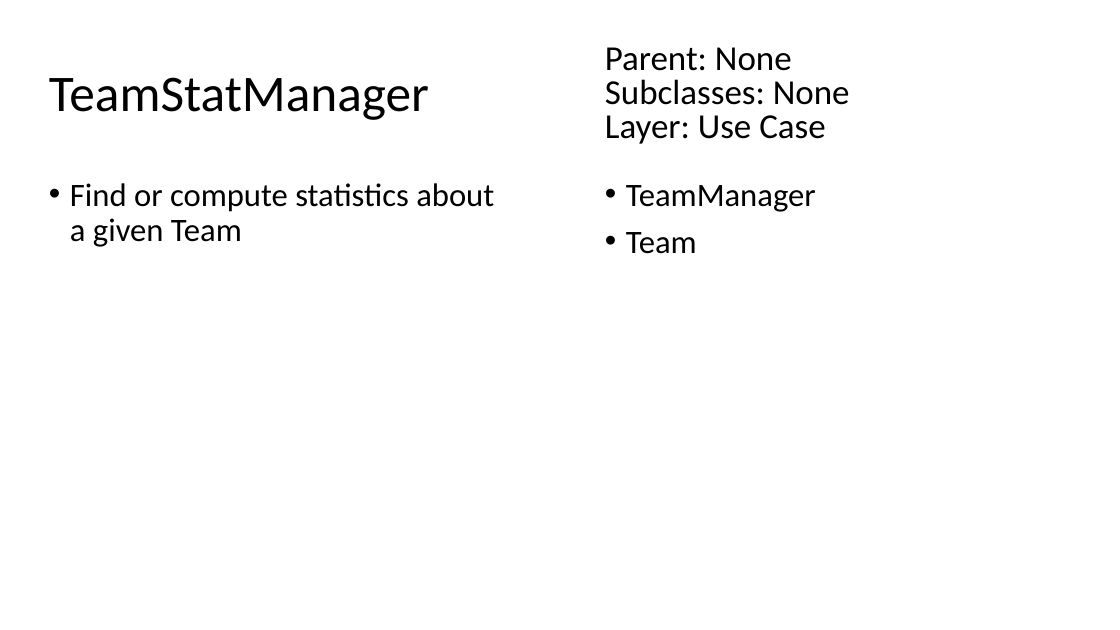
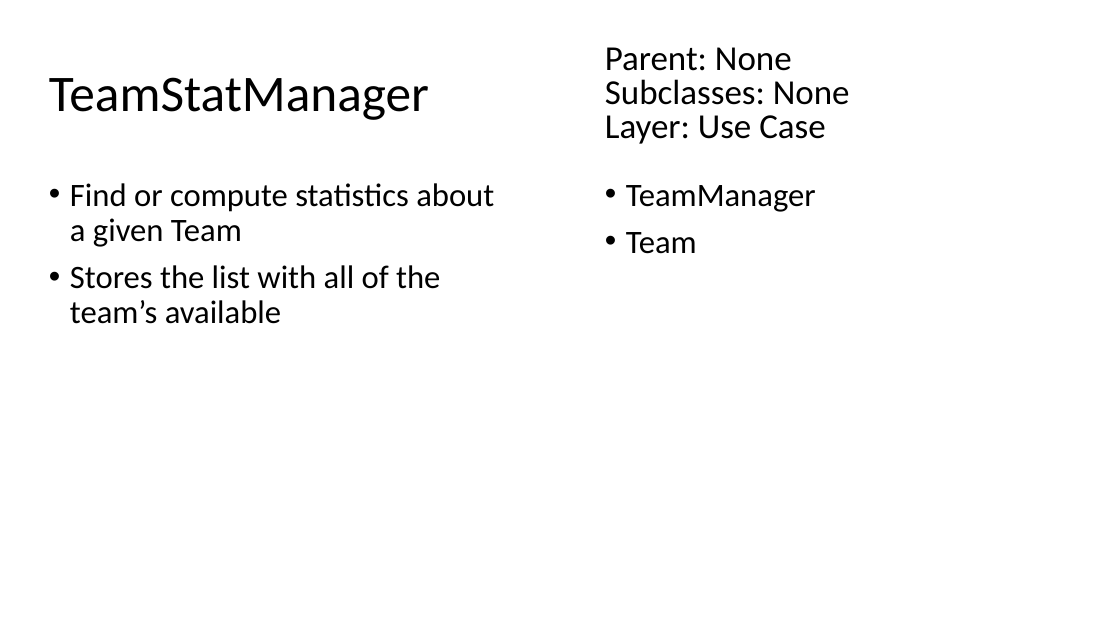
Before and after one commit to CSC207-UofT/course-project-sports-agents, a slide deck: slide 5 of IsaiahCRC.pptx (slide 7 before the commit). Drawn at 1120x630 pixels with LibreOffice and Linux fonts; fonts in the diff are those of the drawing. Boxes give left, top, right and bottom in pixels: in the first picture for what was removed or moved away, otherwise in the second. Text is boxed around its words. In the diff, an @@ line names an element or a change of style, - is before the commit and + after.

```diff
--- a/IsaiahCRC.pptx
+++ b/IsaiahCRC.pptx
@@ text at [70, 265, 440, 324]: paragraph added @@
+• Stores the list with all of the team’s available
```
Also in this commit, not shown: 7 other slides changed, 4 slides removed.
